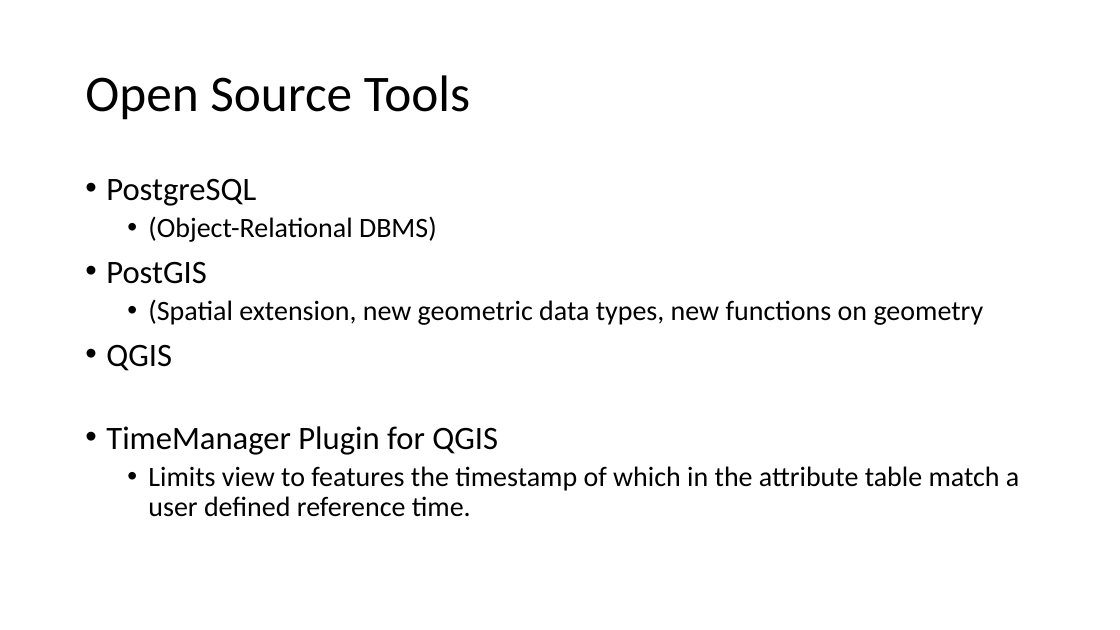
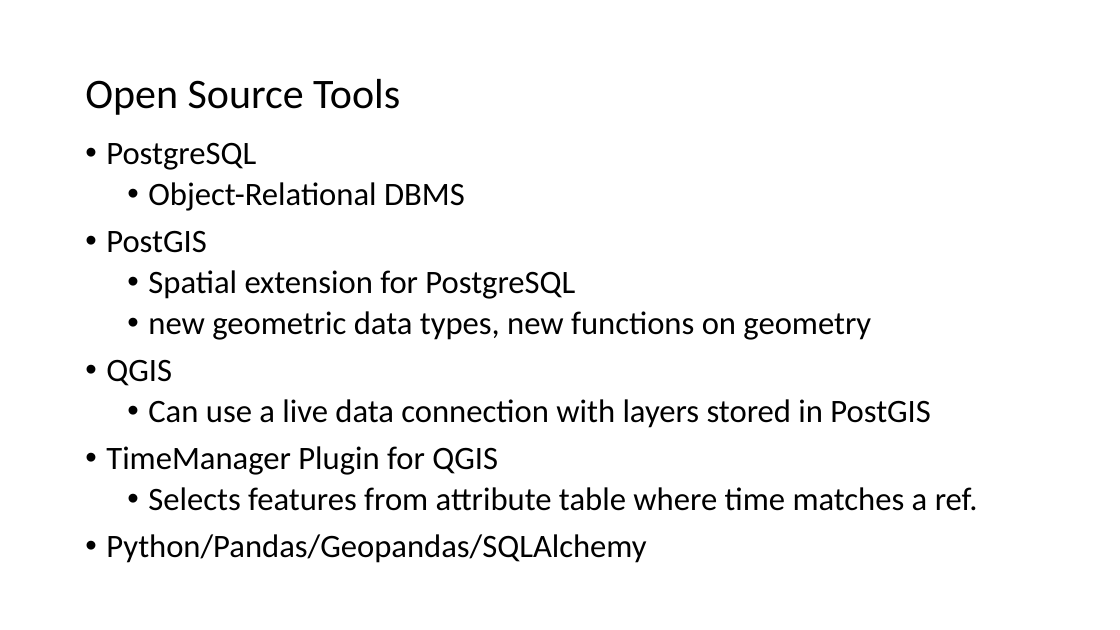
Before and after one commit to rolfbecker/opengeo, a slide deck: slide 4 of geo0940_PostGIS_QGIS_TM_DWD_Prec/PostGIS_QGIS_TimeManager.pptx (slide 2 before the commit). Drawn at 1120x630 pixels with LibreOffice and Linux fonts; fonts in the diff are those of the drawing. Boxes give left, top, right and bottom in pixels: in the first picture for what was removed or moved away, otherwise in the second. Text is boxed around its words. In the diff, an @@ line names an element or a change of style, - is before the commit and + after.

```diff
--- a/geo0940_PostGIS_QGIS_TM_DWD_Prec/PostGIS_QGIS_TimeManager.pptx
+++ b/geo0940_PostGIS_QGIS_TM_DWD_Prec/PostGIS_QGIS_TimeManager.pptx
@@ title "Open Source Tools" at [85,79,400,115]: size 44 to 36 pt @@
@@ text "PostgreSQL": place and size @@
-text "PostgreSQL" at [106,178,1019,517]
+text "PostgreSQL" at [106,142,978,563]
@@ text at [148,182,465,211]: text changed; size 24 to 28 pt @@
-  • (Object-Relational DBMS)
+  • Object-Relational DBMS
@@ text at [148,270,871,340]: text changed; size 24 to 28 pt @@
-  • (Spatial extension, new geometric data types, new functions on geometry
+  • Spatial extension for PostgreSQL
+  • new geometric data types, new functions on geometry
@@ text at [148,399,931,428]: paragraph added @@
+  • Can use a live data connection with layers stored in PostGIS
@@ text at [106,487,978,563]: text changed; size 24 to 28 pt @@
-  • Limits view to features the timestamp of which in the attribute table match a user defined reference time.
+  • Selects features from attribute table where time matches a ref.
+• Python/Pandas/Geopandas/SQLAlchemy
```
Also in this commit, not shown: 3 other slides changed, 3 slides added, 7 other files.
